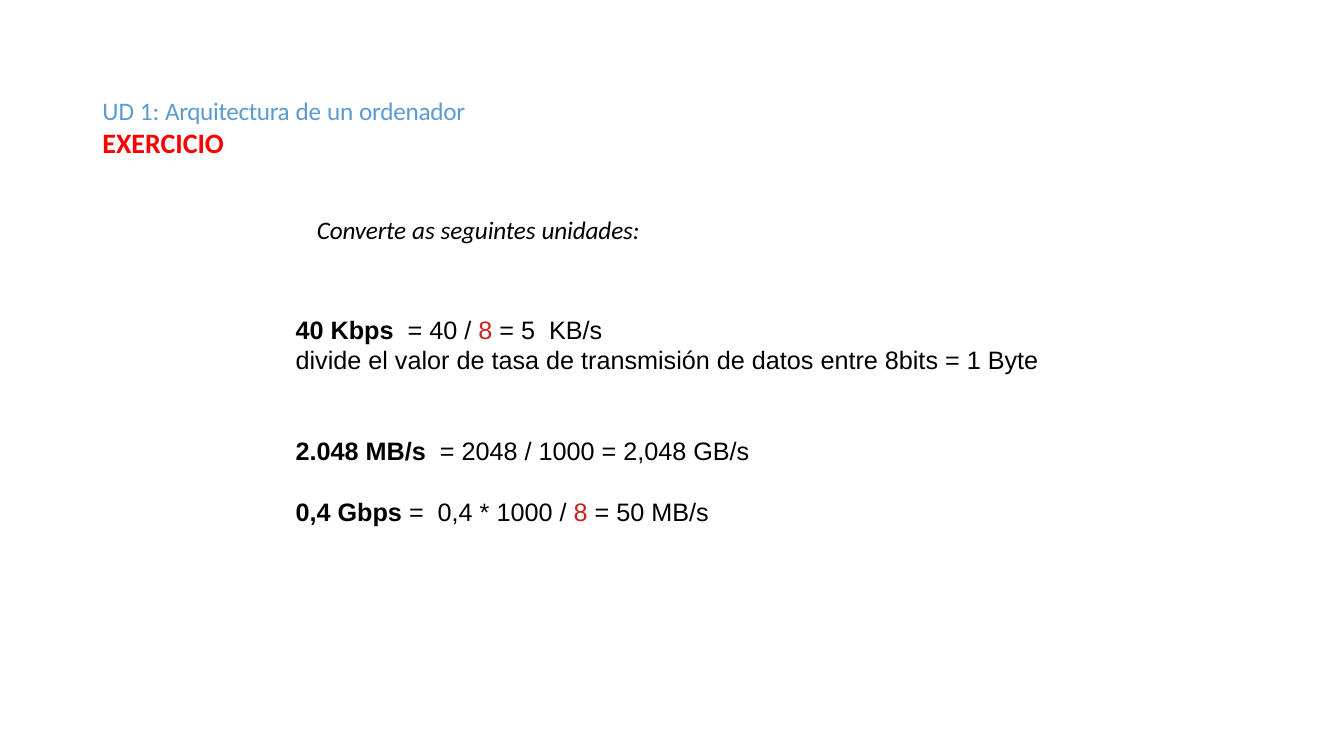
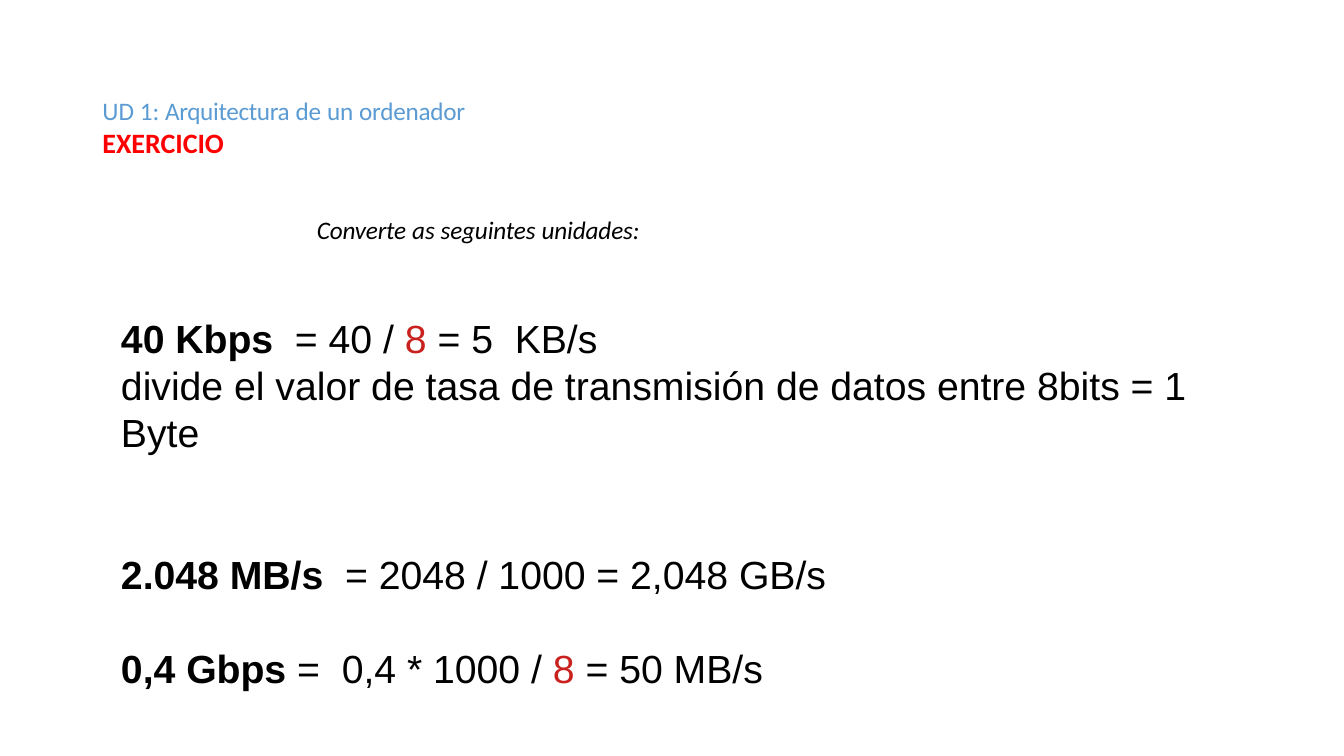
Before and after one commit to EduBelay/MME-blog, a slide deck: slide 13 of unidade01/resumos/UD01-RESUMEN UNIDADES DE MEDIDA.odp (slide 12 before the commit). Drawn at 1344x756 pixels with LibreOffice and Linux fonts; fonts in the diff are those of the drawing. Boxes give left, top, right and bottom in pixels: in the first picture for what was removed or moved away, otherwise in the second. Text is boxed around its words. In the diff, an @@ line names an element or a change of style, - is before the commit and + after.

```diff
--- a/unidade01/resumos/UD01-RESUMEN UNIDADES DE MEDIDA.odp
+++ b/unidade01/resumos/UD01-RESUMEN UNIDADES DE MEDIDA.odp
@@ text "40 Kbps = 40 / ...": place and size @@
-text "40 Kbps = 40 / ..." at (296, 320, 1038, 526)
+text "40 Kbps = 40 / ..." at (121, 324, 1186, 691)
@@ text "40 Kbps = 40 / ..." at (121, 324, 1186, 691): size 18 to 28 pt @@
```
Also in this commit, not shown: 10 other slides changed, 1 slide added.
